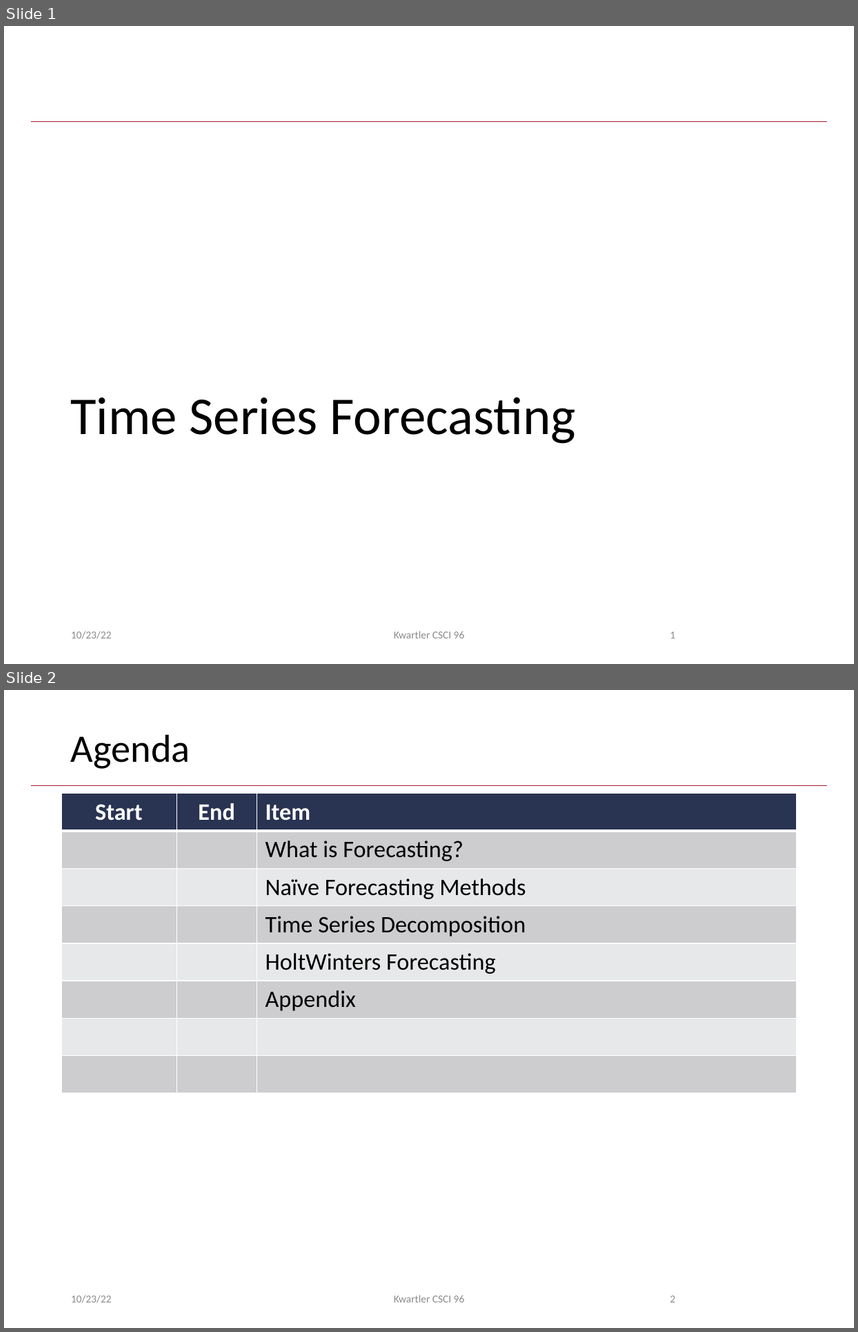
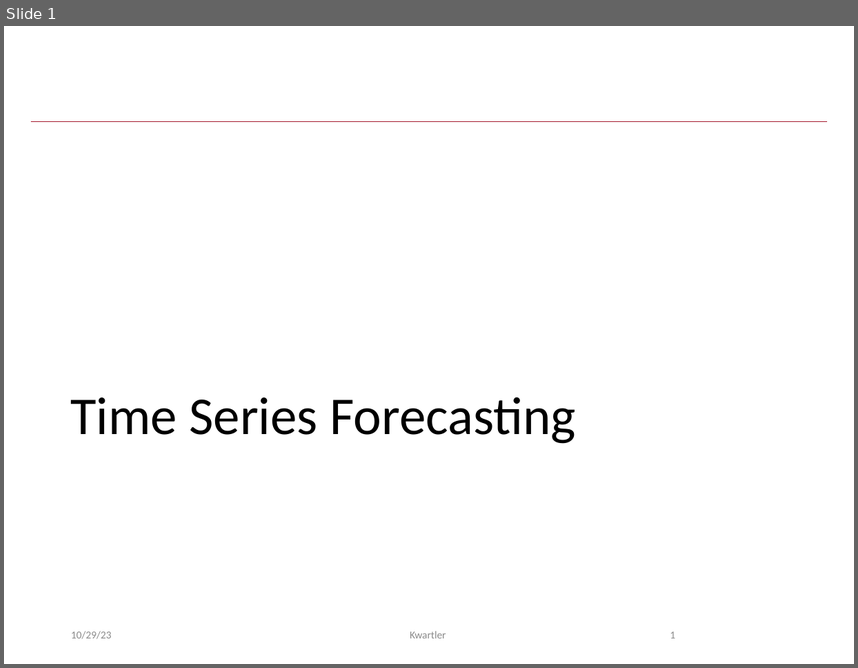
Before and after one commit to kwartler/Harvard_DataMining_Business_Student, a slide deck: Lessons/G_TimeSeries_Equities/A_TimeSeries.pptx. Shown one above the other, each under a label of ours: slides 1 and 2 before the commit, slide 1 after it. The pictures are 858x1332 and 858x668 pixels, drawn with LibreOffice and Linux fonts; fonts in the diff are those of the drawing; background and template pictures are left out. Boxes give left, top, right and bottom in pixels: in the first picture for what was removed or moved away, otherwise in the second. Text is boxed around its words. In the diff, an @@ line names an element or a change of style, - is before the commit and + after.

Commit message:
move challenge time series

```diff
--- a/Lessons/G_TimeSeries_Equities/A_TimeSeries.pptx
+++ b/Lessons/G_TimeSeries_Equities/A_TimeSeries.pptx
@@ slide 2 removed at bbox=[4, 690, 854, 1328], background #FFFFFF; not listed: 1 template element that a slide beside it also shows @@
@@ title removed at bbox=[71, 734, 190, 769] @@
-Agenda
@@ table removed at bbox=[61, 793, 797, 1089], 8 rows, 3 columns @@
-Start | End | Item
- |  | What is Forecasting?
- |  | Naïve Forecasting Methods
- |  | Time Series Decomposition
- |  | HoltWinters Forecasting
- |  | Appendix
- |  | 
- |  | 
@@ text removed at bbox=[71, 1294, 112, 1303] @@
-10/23/22
@@ text removed at bbox=[394, 1294, 465, 1302] @@
-Kwartler CSCI 96
@@ page number removed at bbox=[670, 1295, 675, 1302] @@
-2
@@ slide 1 changed as well @@
@@ text at bbox=[71, 630, 112, 639]: text changed @@
-10/23/22
+10/29/23
@@ text at bbox=[410, 630, 446, 638]: text changed @@
-Kwartler CSCI 96
+Kwartler
```
Also in this commit, not shown: 46 other slides changed, 3 other slides removed, 2 other files.
